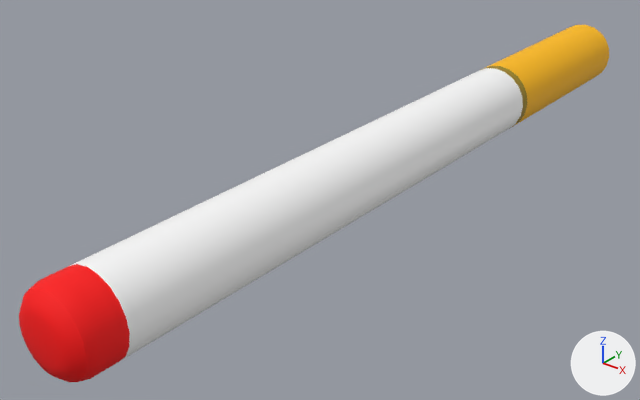
The FBX model Ellipsis/Assets/Props/Cigarette/SM_Cigarette.fbx: old version first, new version second.
One viewpoint serves both versions: a camera (50 mm lens) standing at (0.0695, -0.1075, 0.0527) and looking at (-0.0079, -0.0108, -0.0072). The axes (+X, +Y, +Z) are drawn at lower right. The lights are the same throughout. Where no turn or scale is listed for an object, it has been applied to the vertices.

Names of what the first picture shows: 'Cigarette'.
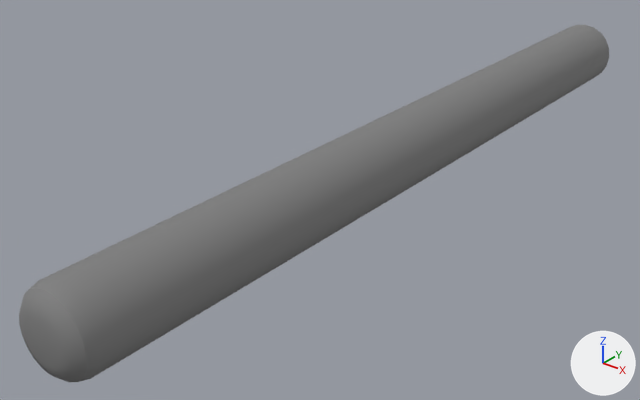
The newer file is also rescaled (x0.63), turned or shifted as a whole; pictures and numbers use the older file's frame.

Boxes (x1, y1, x2, y2) around the edits, measured in the pictures (640 x 400 px):
part 1 of me_mesh, recoloured (white to grey)
    both: (70, 68, 523, 360)
part 2 of me_mesh, recoloured (orange to grey)
    both: (485, 25, 609, 124)
part 3 of me_mesh, recoloured (yellow to grey)
    both: (481, 66, 527, 127)
part 4 of me_mesh, recoloured (red to grey)
    both: (19, 264, 130, 382)

The change, as a diff of the scene's bpy script:
```diff
--- a/Ellipsis/Assets/Props/Cigarette/SM_Cigarette.fbx.py
+++ b/Ellipsis/Assets/Props/Cigarette/SM_Cigarette.fbx.py
@@ img_cigarette_d_tif @@
+img_cigarette_d_tif = load_image('Cigarette_D.tif', 'Cigarette_D.tif', 512, 512, 'sRGB')
@@ img_cigarette_n_tif @@
+img_cigarette_n_tif = load_image('Cigarette_N.tif', 'Cigarette_N.tif', 512, 512, 'Non-Color')
@@ mat_cigarette_mat @@
+mat_cigarette_mat = bpy.data.materials.new('Cigarette_mat')
+# uses the picture img_cigarette_d_tif
+# uses the picture img_cigarette_n_tif
@@ me_mesh @@
 me_mesh.from_pydata(...)  # 182 vertices, 200 faces; spans x -0.0058..0.0058, y -0.0663..0.0663, z -0.0058..0.0058
 # used by ob_cigarette; location = (0.0, 0.0, 0.0)
+# me_mesh part 1: all 40 faces that had it switch from mat_white (white #ffffff) to mat_cigarette_mat
+# me_mesh part 2: all 40 faces that had it switch from mat_orange (yellow #ffbc00) to mat_cigarette_mat
+# me_mesh part 3: all 20 faces that had it switch from mat_blinn11 (yellow #a1871f) to mat_cigarette_mat
+# me_mesh part 4: all 100 faces that had it switch from mat_red (red #ff0000) to mat_cigarette_mat
```
